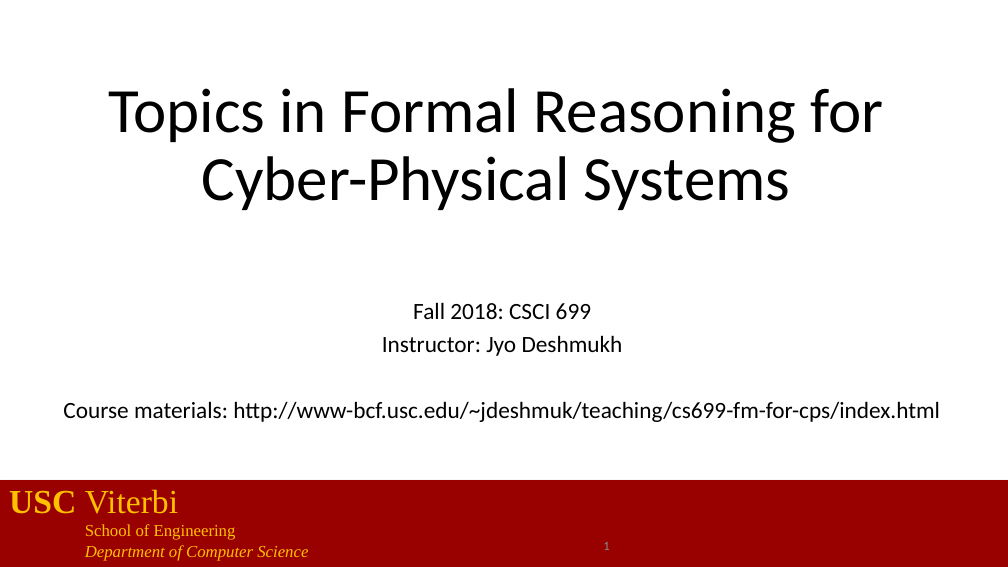
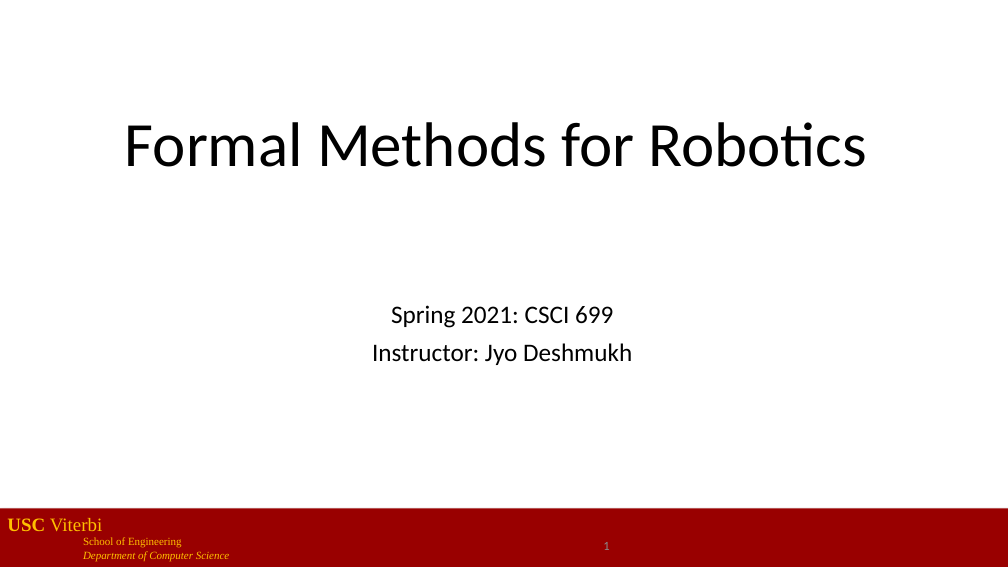
Before and after one commit to jdeshmukh/jdeshmukh.github.io, a slide deck: slide 1 of teaching/cs699-fm-for-robotics-spring-2021/course-intro.pptx. Drawn at 1008x567 pixels with LibreOffice and Linux fonts; fonts in the diff are those of the drawing. Boxes give left, top, right and bottom in pixels: in the first picture for what was removed or moved away, otherwise in the second. Text is boxed around its words. In the diff, an @@ line names an element or a change of style, - is before the commit and + after.

```diff
--- a/teaching/cs699-fm-for-robotics-spring-2021/course-intro.pptx
+++ b/teaching/cs699-fm-for-robotics-spring-2021/course-intro.pptx
@@ title at [125,122,867,167]: text changed @@
-Topics in Formal Reasoning for
-Cyber-Physical Systems
+Formal Methods for Robotics
@@ subtitle at [391,305,613,328]: text changed; size 22.2 to 24 pt @@
-Fall 2018: CSCI 699
+Spring 2021: CSCI 699
@@ subtitle at [372,343,632,365]: size 22.2 to 24 pt in "Instructor: Jyo Deshmukh"; line spacing 0.8 to 0.9 @@
@@ subtitle at [63,401,940,422]: paragraph removed @@
-Course materials: http://www-bcf.usc.edu/~jdeshmuk/teaching/cs699-fm-for-cps/index.html
@@ text "USC Viterbi": place and size @@
-text "USC Viterbi" at [9,489,308,561]
+text "USC Viterbi" at [7,518,229,561]
@@ text "USC Viterbi" at [7,518,229,561]: size 32 to 18 pt in "USC Viterbi"; size 16 to 10.5 pt in "School of Engineering", "Department of Computer Science" @@
@@ rectangle: place and size @@
-rectangle at [0,480,1008,567]
+rectangle at [0,509,1008,567]
```
Also in this commit, not shown: 4 other slides changed, 16 slides added, 9 slides removed, 5 other files.
